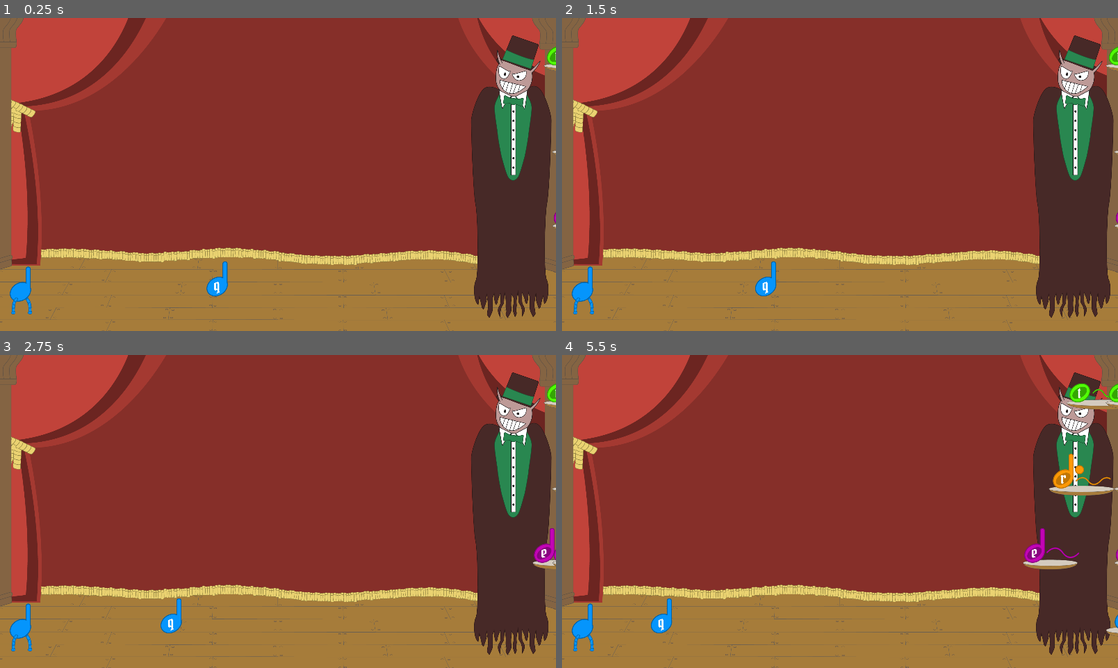
Above: before the commit, frames 1-4 (two rows, left to right).
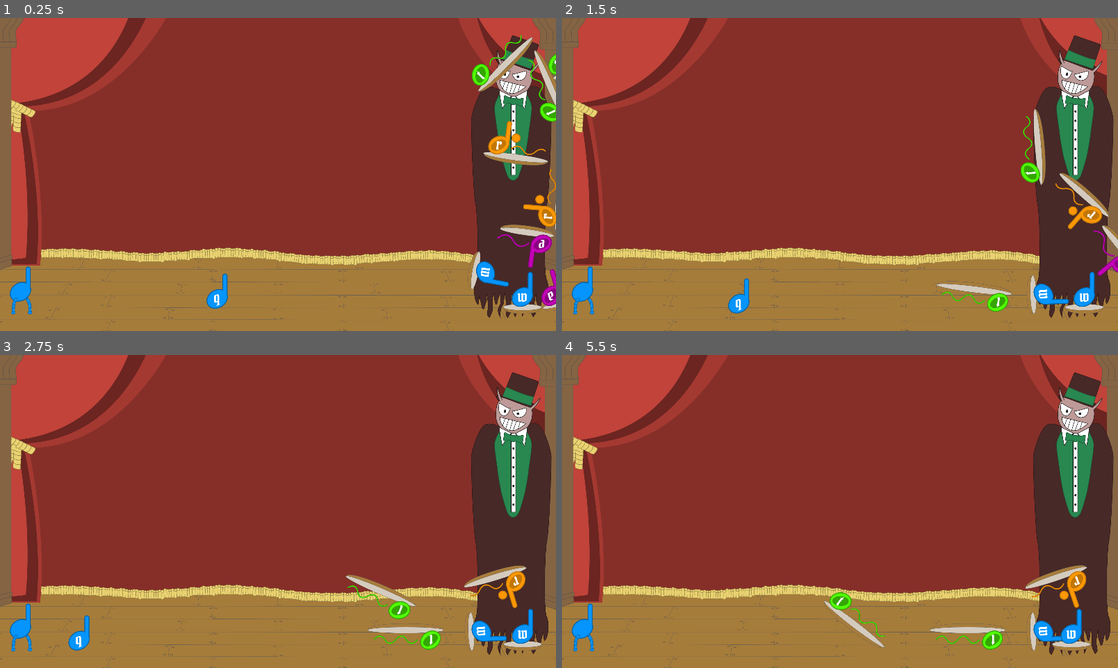
Above: after the commit, the same moments.

Repository: DevByColton/Maestro
Game: Godot game, scene res://main.tscn
Two runs of this game, one before a commit and one after it. Both use one fixed random seed, a clock stepped at 60 frames per second and the inputs below.
Inputs:
- Up to frame 1 (0.25 s): no input
- Up to frame 2 (1.5 s): tap P (play_song) at 0.6, 1.35 s
- Up to frame 3 (2.75 s): tap P (play_song) at 2.1 s
- Up to frame 4 (5.5 s): tap P (play_song) every 0.75 s from 2.85 to 5.1 s

The runs differ from the first frame. In frame 1, 3.8% of the frame differs, in the area x 37-100%, y 5-95%; in frame 2, 3.2%; in frame 3, 3.2%; in frame 4, 4.1%, in the area x 16-100%, y 9-95%.

Commit message:
Rigid bodies

Diff:
--- a/Notes/dotted_half_note.gd
+++ b/Notes/dotted_half_note.gd
@@ -1,4 +1,4 @@
-extends Area2D
+extends RigidBody2D
 
 @export var toward_player = false
 @export var toward_boss = false
--- a/Notes/dotted_half_note.tscn
+++ b/Notes/dotted_half_note.tscn
@@ -4,10 +4,6 @@
 [ext_resource type="Script" path="res://Notes/dotted_half_note.gd" id="1_xl2kj"]
 [ext_resource type="Texture2D" uid="uid://dmykyvuhmsmdn" path="res://assets/DottedHalfNote/DottedHalfNotePlatform.png" id="2_35i8b"]
 [ext_resource type="Texture2D" uid="uid://c642v4rp6ouhd" path="res://assets/DottedHalfNote/DottedHalfNoteHold.png" id="2_xwnta"]
-
-[sub_resource type="CapsuleShape2D" id="CapsuleShape2D_42ada"]
-radius = 11.0
-height = 154.0
 
 [sub_resource type="SpriteFrames" id="SpriteFrames_lqxoe"]
 animations = [{
@@ -34,33 +30,34 @@
 [sub_resource type="RectangleShape2D" id="RectangleShape2D_xiojy"]
 size = Vector2(137, 79)
 
-[node name="DottedHalfNote" type="Area2D"]
+[sub_resource type="CapsuleShape2D" id="CapsuleShape2D_42ada"]
+radius = 11.0
+height = 154.0
+
+[node name="DottedHalfNoteRoot" type="RigidBody2D"]
 script = ExtResource("1_xl2kj")
 
-[node name="Platform" type="Area2D" parent="."]
-position = Vector2(70, 46)
-
-[node name="Sprite2D" type="Sprite2D" parent="Platform"]
-position = Vector2(-70, -1)
+[node name="PlatformSprite" type="Sprite2D" parent="."]
+position = Vector2(0, 45)
 scale = Vector2(0.5, 0.5)
 texture = ExtResource("2_35i8b")
 
-[node name="CollisionShape2D" type="CollisionShape2D" parent="Platform"]
-position = Vector2(-70, -1)
-rotation = 1.5708
-shape = SubResource("CapsuleShape2D_42ada")
-
-[node name="Note" type="AnimatedSprite2D" parent="."]
+[node name="NoteSprite" type="AnimatedSprite2D" parent="."]
 position = Vector2(-30, 0)
 scale = Vector2(0.5, 0.5)
 sprite_frames = SubResource("SpriteFrames_lqxoe")
 animation = &"DottedHalfNote"
 
-[node name="Hold" type="AnimatedSprite2D" parent="."]
+[node name="HoldSprite" type="AnimatedSprite2D" parent="."]
 position = Vector2(27, 23)
 scale = Vector2(0.5, 0.5)
 sprite_frames = SubResource("SpriteFrames_8iq2g")
 
-[node name="CollisionShape2D" type="CollisionShape2D" parent="."]
+[node name="NoteCollider" type="CollisionShape2D" parent="."]
 position = Vector2(1.5, 0)
 shape = SubResource("RectangleShape2D_xiojy")
+
+[node name="PlatformCollider" type="CollisionShape2D" parent="."]
+position = Vector2(0, 45)
+rotation = 1.5708
+shape = SubResource("CapsuleShape2D_42ada")
--- a/Notes/half_note.gd
+++ b/Notes/half_note.gd
@@ -1,4 +1,4 @@
-extends Area2D
+extends RigidBody2D
 
 @export var toward_player = false
 @export var toward_boss = false
@@ -14,7 +14,7 @@
 		move_toward_player()
 
 func move_toward_player():
-	self.position.x -= 1
+	self.position.x -= 3
 
 func move_toward_boss():
 	self.position.x += 1
--- a/Notes/half_note.tscn
+++ b/Notes/half_note.tscn
@@ -4,10 +4,6 @@
 [ext_resource type="Script" path="res://Notes/half_note.gd" id="1_me77i"]
 [ext_resource type="Texture2D" uid="uid://nta3bucxub3b" path="res://assets/HalfNote/HalfNoteHold.png" id="2_0ry7x"]
 [ext_resource type="Texture2D" uid="uid://dk3057m74l226" path="res://assets/HalfNote/HalfNotePlatform.png" id="2_kp0jc"]
-
-[sub_resource type="CapsuleShape2D" id="CapsuleShape2D_u37ml"]
-radius = 11.0
-height = 128.0
 
 [sub_resource type="SpriteFrames" id="SpriteFrames_6hskd"]
 animations = [{
@@ -34,33 +30,34 @@
 [sub_resource type="RectangleShape2D" id="RectangleShape2D_j5lqv"]
 size = Vector2(127, 80)
 
-[node name="HalfNote" type="Area2D"]
+[sub_resource type="CapsuleShape2D" id="CapsuleShape2D_u37ml"]
+radius = 11.0
+height = 128.0
+
+[node name="HalfNoteRoot" type="RigidBody2D"]
 script = ExtResource("1_me77i")
 
-[node name="Platform" type="Area2D" parent="."]
-position = Vector2(44, 46)
-
-[node name="Sprite2D" type="Sprite2D" parent="Platform"]
-position = Vector2(-44, -1)
+[node name="PlatformSprite" type="Sprite2D" parent="."]
+position = Vector2(0, 45)
 scale = Vector2(0.5, 0.5)
 texture = ExtResource("2_kp0jc")
 
-[node name="CollisionShape2D" type="CollisionShape2D" parent="Platform"]
-position = Vector2(-44, -1)
-rotation = 1.5708
-shape = SubResource("CapsuleShape2D_u37ml")
-
-[node name="Note" type="AnimatedSprite2D" parent="."]
+[node name="NoteSprite" type="AnimatedSprite2D" parent="."]
 position = Vector2(-36, 1)
 scale = Vector2(0.5, 0.5)
 sprite_frames = SubResource("SpriteFrames_6hskd")
 animation = &"HalfNote"
 
-[node name="Hold" type="AnimatedSprite2D" parent="."]
+[node name="HoldSprite" type="AnimatedSprite2D" parent="."]
 position = Vector2(29, 18)
 scale = Vector2(0.5, 0.5)
 sprite_frames = SubResource("SpriteFrames_q7441")
 
-[node name="CollisionShape2D" type="CollisionShape2D" parent="."]
+[node name="NoteCollider" type="CollisionShape2D" parent="."]
 position = Vector2(2.5, 1)
 shape = SubResource("RectangleShape2D_j5lqv")
+
+[node name="PlatformCollider" type="CollisionShape2D" parent="."]
+position = Vector2(0, 45)
+rotation = 1.5708
+shape = SubResource("CapsuleShape2D_u37ml")
--- a/Notes/quarter_note_q.gd
+++ b/Notes/quarter_note_q.gd
@@ -1,4 +1,4 @@
-extends Area2D
+extends RigidBody2D
 
 @export var toward_player = false
 @export var toward_boss = false
@@ -16,7 +16,7 @@
 		move_toward_player()
 
 func move_toward_player():
-	self.position.x -= 1
+	self.position.x -= 3
 
 func move_toward_boss():
 	self.position.x += 1
--- a/Notes/quarter_note_q.tscn
+++ b/Notes/quarter_note_q.tscn
@@ -17,13 +17,13 @@
 [sub_resource type="RectangleShape2D" id="RectangleShape2D_deirv"]
 size = Vector2(50, 82)
 
-[node name="QuarterNoteQ" type="Area2D"]
+[node name="QuarterNoteQ" type="RigidBody2D"]
 script = ExtResource("1_ahclc")
 
-[node name="AnimatedSprite2D" type="AnimatedSprite2D" parent="."]
+[node name="NoteSprite" type="AnimatedSprite2D" parent="."]
 scale = Vector2(0.5, 0.5)
 sprite_frames = SubResource("SpriteFrames_wdtwr")
 animation = &"QuarterNote"
 
-[node name="CollisionShape2D" type="CollisionShape2D" parent="."]
+[node name="NoteCollider" type="CollisionShape2D" parent="."]
 shape = SubResource("RectangleShape2D_deirv")
--- a/Notes/quarter_note_w.gd
+++ b/Notes/quarter_note_w.gd
@@ -1,4 +1,4 @@
-extends Area2D
+extends RigidBody2D
 
 @export var toward_player = false
 @export var toward_boss = false
--- a/Notes/quarter_note_w.tscn
+++ b/Notes/quarter_note_w.tscn
@@ -3,10 +3,6 @@
 [ext_resource type="Script" path="res://Notes/quarter_note_w.gd" id="1_rtup5"]
 [ext_resource type="Texture2D" uid="uid://datdjhxyphah3" path="res://assets/QuarterNote/QuarterNotePlatform.png" id="2_rjpt1"]
 [ext_resource type="Texture2D" uid="uid://b1ttmxd7wwasv" path="res://assets/QuarterNote/QuarterNoteW.png" id="3_6yw5r"]
-
-[sub_resource type="CapsuleShape2D" id="CapsuleShape2D_n1786"]
-radius = 11.0
-height = 88.0
 
 [sub_resource type="SpriteFrames" id="SpriteFrames_wdtwr"]
 animations = [{
@@ -22,24 +18,27 @@
 [sub_resource type="RectangleShape2D" id="RectangleShape2D_deirv"]
 size = Vector2(50, 82)
 
-[node name="QuarterNoteW" type="Area2D"]
+[sub_resource type="CapsuleShape2D" id="CapsuleShape2D_n1786"]
+radius = 11.0
+height = 88.0
+
+[node name="QuarterNoteWRoot" type="RigidBody2D"]
 script = ExtResource("1_rtup5")
 
-[node name="Platform" type="Area2D" parent="."]
+[node name="PlatformSprite" type="Sprite2D" parent="."]
 position = Vector2(0, 45)
-
-[node name="Sprite2D" type="Sprite2D" parent="Platform"]
 scale = Vector2(0.5, 0.5)
 texture = ExtResource("2_rjpt1")
 
-[node name="CollisionShape2D" type="CollisionShape2D" parent="Platform"]
-rotation = 1.5708
-shape = SubResource("CapsuleShape2D_n1786")
-
-[node name="AnimatedSprite2D" type="AnimatedSprite2D" parent="."]
+[node name="NoteSprite" type="AnimatedSprite2D" parent="."]
 scale = Vector2(0.5, 0.5)
 sprite_frames = SubResource("SpriteFrames_wdtwr")
 animation = &"QuarterNote"
 
-[node name="CollisionShape2D" type="CollisionShape2D" parent="."]
+[node name="NoteCollider" type="CollisionShape2D" parent="."]
 shape = SubResource("RectangleShape2D_deirv")
+
+[node name="PlatformCollider" type="CollisionShape2D" parent="."]
+position = Vector2(0, 45)
+rotation = 1.5708
+shape = SubResource("CapsuleShape2D_n1786")
--- a/Notes/whole_note.gd
+++ b/Notes/whole_note.gd
@@ -1,4 +1,4 @@
-extends Area2D
+extends RigidBody2D
 
 @export var toward_player = false
 @export var toward_boss = false
--- a/Notes/whole_note.tscn
+++ b/Notes/whole_note.tscn
@@ -4,10 +4,6 @@
 [ext_resource type="Texture2D" uid="uid://clqiwefp6yh8r" path="res://assets/WholeNote/WholeNote.png" id="1_5k7kc"]
 [ext_resource type="Texture2D" uid="uid://braj7m1ewcpag" path="res://assets/WholeNote/WholeNoteHold.png" id="2_2kge2"]
 [ext_resource type="Texture2D" uid="uid://vpuwor28fxx4" path="res://assets/WholeNote/WholeNotePlatform.png" id="2_dnrn0"]
-
-[sub_resource type="CapsuleShape2D" id="CapsuleShape2D_vcqhk"]
-radius = 11.0
-height = 178.0
 
 [sub_resource type="SpriteFrames" id="SpriteFrames_ldd43"]
 animations = [{
@@ -34,32 +30,33 @@
 [sub_resource type="RectangleShape2D" id="RectangleShape2D_1oly3"]
 size = Vector2(162, 48.75)
 
-[node name="WholeNote" type="Area2D"]
+[sub_resource type="CapsuleShape2D" id="CapsuleShape2D_vcqhk"]
+radius = 11.0
+height = 178.0
+
+[node name="WholeNoteRoot" type="RigidBody2D"]
 script = ExtResource("1_4pe2q")
 
-[node name="Platform" type="Area2D" parent="."]
-position = Vector2(122, 28)
-
-[node name="Sprite2D" type="Sprite2D" parent="Platform"]
-position = Vector2(-122, -1)
+[node name="PlatformSprite" type="Sprite2D" parent="."]
+position = Vector2(0, 27)
 scale = Vector2(0.5, 0.5)
 texture = ExtResource("2_dnrn0")
 
-[node name="CollisionShape2D" type="CollisionShape2D" parent="Platform"]
-position = Vector2(-122, -2)
-rotation = 1.5708
-shape = SubResource("CapsuleShape2D_vcqhk")
-
-[node name="Note" type="AnimatedSprite2D" parent="."]
+[node name="NoteSprite" type="AnimatedSprite2D" parent="."]
 position = Vector2(-57, 0)
 scale = Vector2(0.5, 0.5)
 sprite_frames = SubResource("SpriteFrames_ldd43")
 animation = &"WholeNote"
 
-[node name="Hold" type="AnimatedSprite2D" parent="."]
+[node name="HoldSprite" type="AnimatedSprite2D" parent="."]
 position = Vector2(23, 1)
 scale = Vector2(0.5, 0.5)
 sprite_frames = SubResource("SpriteFrames_wv646")
 
-[node name="CollisionShape2D" type="CollisionShape2D" parent="."]
+[node name="NoteCollider" type="CollisionShape2D" parent="."]
 shape = SubResource("RectangleShape2D_1oly3")
+
+[node name="PlatformCollider" type="CollisionShape2D" parent="."]
+position = Vector2(0, 26)
+rotation = 1.5708
+shape = SubResource("CapsuleShape2D_vcqhk")
--- a/Player/player.tscn
+++ b/Player/player.tscn
@@ -6,7 +6,7 @@
 script/source = "extends CharacterBody2D
 
 var jump_velocity: float = -550.0
-var descend_gravity: float = 1400.0
+var descend_gravity: float = 1700.0
 
 func _physics_process(delta: float) -> void:
 
